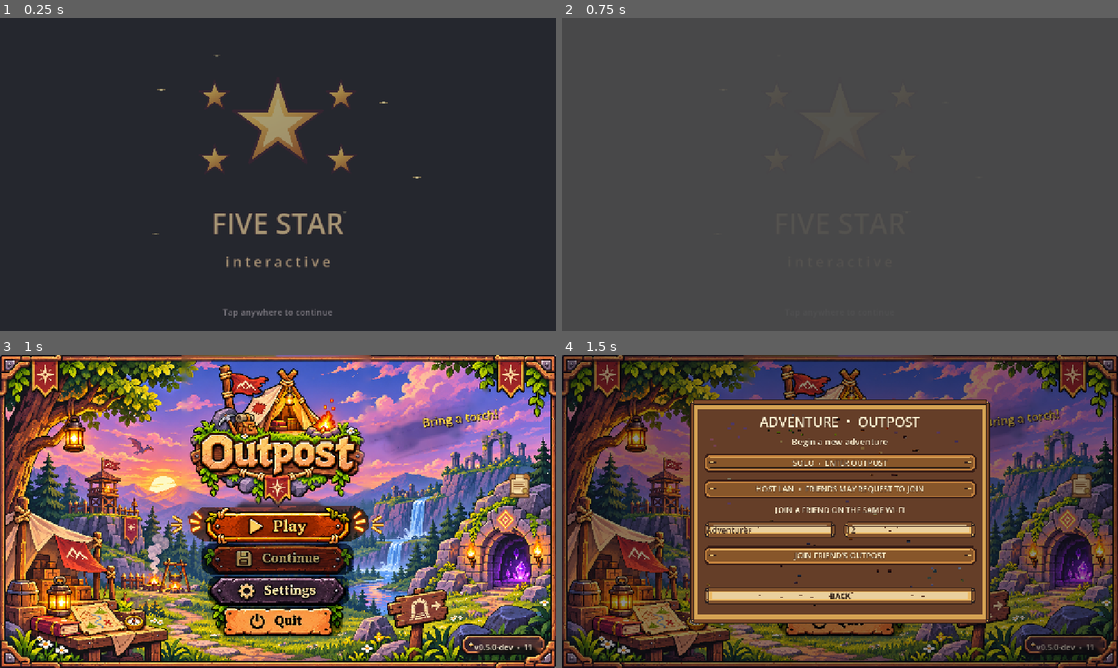
Above: before the commit, frames 1-4 (two rows, left to right).
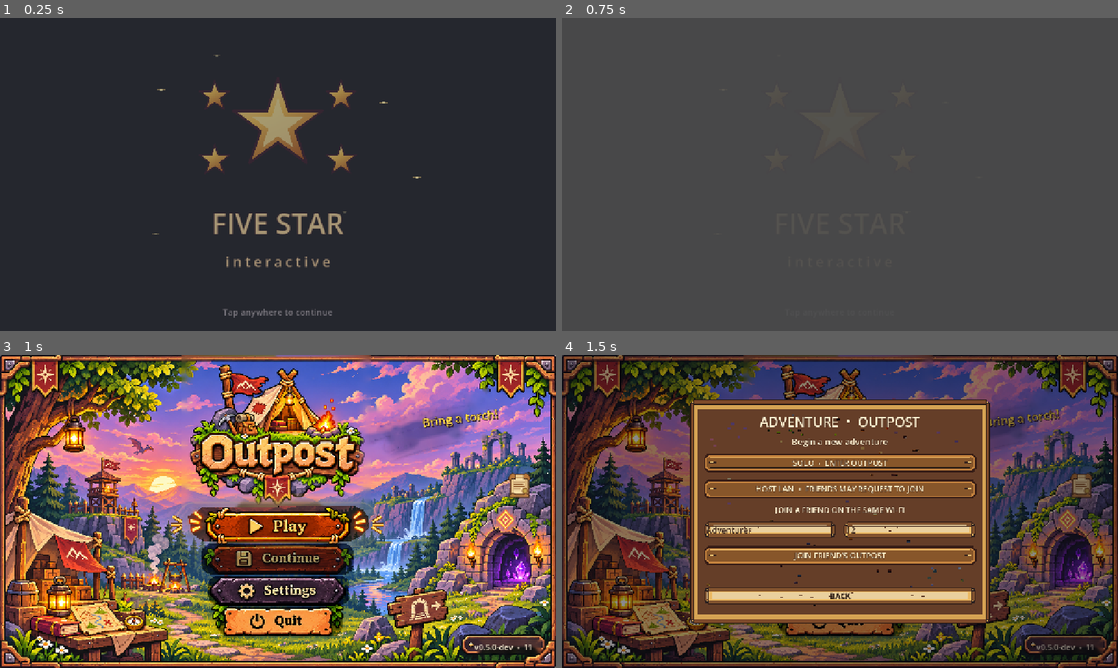
Above: after the commit, the same moments.

Repository: Smurfis/outpost-rpg
Game: Godot game, scene res://scenes/ui/company_splash.tscn
The game is run twice, just before and just after one commit, with the same random seed, the same clock (stepped at 60 frames per second) and the same inputs.
Inputs (mouse positions are in pixels of both pictures, inside the frame that each line leads up to):
- Up to frame 1 (0.25 s): no input
- Up to frame 2 (0.75 s): tap Enter at 0.5 s; move the mouse to (962, 158) at 0.52 s; hold D from 0.53 s (still down); tap G at 0.6 s; click (962, 158) at 0.67 s
- Up to frame 3 (1 s): keep holding D; tap Space at 0.77 s
- Up to frame 4 (1.5 s): tap Space at 1.07 s; release D at 1.25 s; click (912, 530) at 1.27 s; type "12" at 1.35 s

Frames 1-2 are identical in both runs. In frame 3, 0.8% of the frame differs, in the area x 31-68%, y 44-62%; in frame 4, nothing differs.

Commit message:
feat(alpha): separate gold aura follows only focused title action

Diff:
--- a/scripts/ui/title_screen.gd
+++ b/scripts/ui/title_screen.gd
@@ -83,6 +83,7 @@
 var _channel_note: Label
 var _changelog_button: Button
 var _changelog_panel: PanelContainer
+var _selection_glow: TextureRect
 var _show_tips := true
 var _reduced_motion := false
 var _tip_index := 0
@@ -237,6 +238,15 @@
 	if _reduced_motion:
 		_splash.animate_bounce = false
 
+	# A single independently authored soft gold glow moves between menu buttons.
+	_selection_glow = TextureRect.new()
+	_selection_glow.name = "SelectedTitleButtonGlow"
+	_selection_glow.texture = load("res://assets/ui/title/button_selected_glow.svg") as Texture2D
+	_selection_glow.expand_mode = TextureRect.EXPAND_IGNORE_SIZE
+	_selection_glow.stretch_mode = TextureRect.STRETCH_SCALE
+	_selection_glow.mouse_filter = Control.MOUSE_FILTER_IGNORE
+	_selection_glow.visible = false
+	_canvas.add_child(_selection_glow)
 	# Cutout positions use the source image's 1280x720 pixel coordinates.
 	# These are REAL Button nodes: touch/focus, signals and disabled state survive.
 	var approved_rects: Dictionary = {
@@ -259,6 +269,9 @@
 		b.position = placement.position
 		b.size = placement.size
 		b.custom_minimum_size = placement.size
+		b.focus_entered.connect(_set_title_button_glow.bind(b))
+		b.mouse_entered.connect(_set_title_button_glow.bind(b))
+		b.focus_exited.connect(_hide_title_glow_if_idle)
 		match kind:
 			"play":
 				b.pressed.connect(_on_play)
@@ -490,6 +503,17 @@
 	margins.add_child(stack)
 	stack.add_child(_menu_label(title_value, 31))
 	return {"frame": frame, "stack": stack}
+
+func _set_title_button_glow(selected_button: Button) -> void:
+	if _selection_glow == null or selected_button.disabled:
+		return
+	_selection_glow.position = selected_button.position - Vector2(44, 24)
+	_selection_glow.size = selected_button.size + Vector2(88, 48)
+	_selection_glow.visible = true
+
+func _hide_title_glow_if_idle() -> void:
+	if _selection_glow != null:
+		_selection_glow.visible = false
 
 func _build_settings() -> void:
 	var parts: Dictionary = _menu_frame("SETTINGS  •  OUTPOST", 660.0, 590.0)
